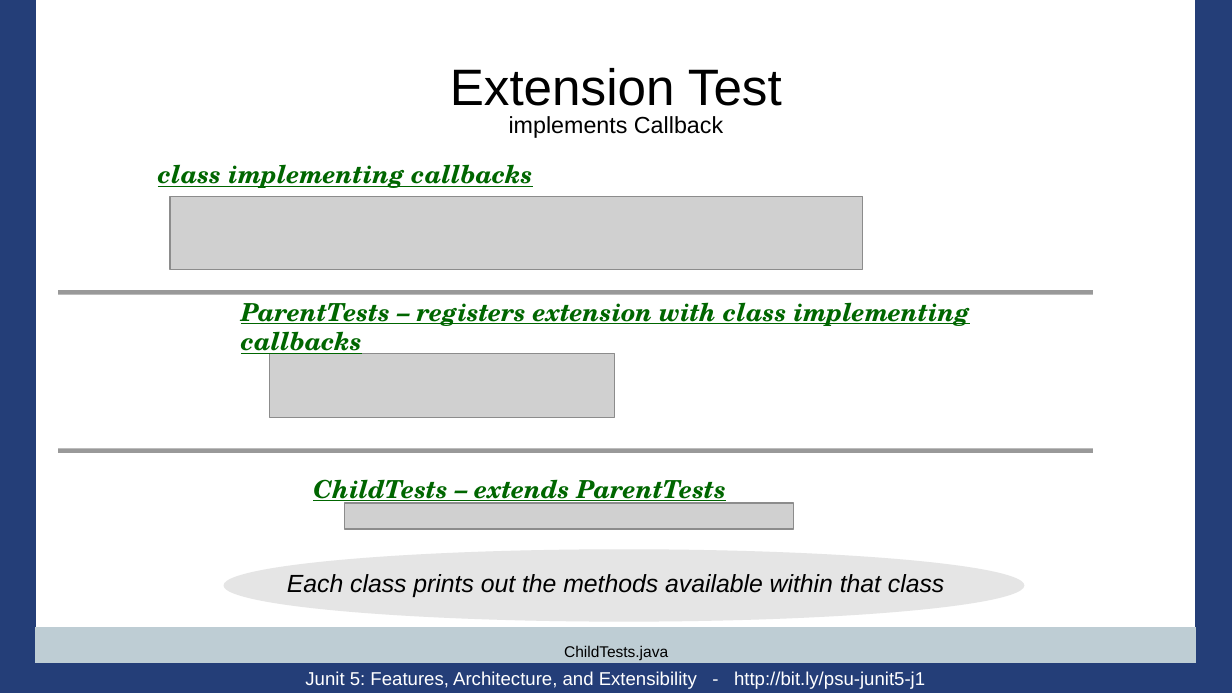
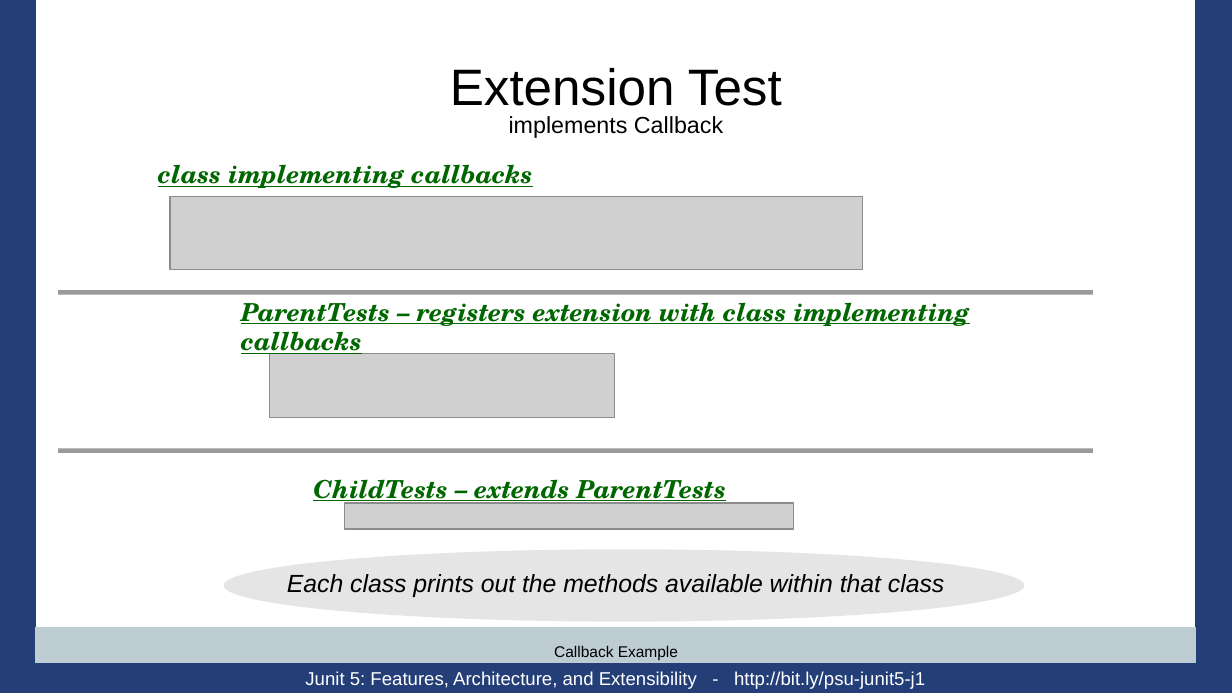
Before and after one commit to PennState/junit5-presentation, a slide deck: slide 56 of src/site/presentation/Junit5_Presentation_JavaOne_2016.odp. Drawn at 1232x693 pixels with LibreOffice and Linux fonts; fonts in the diff are those of the drawing; grey boxes stand for pictures; background and template pictures are left out. Boxes give left, top, right and bottom in pixels: in the first picture for what was removed or moved away, otherwise in the second. Text is boxed around its words. In the diff, an @@ line names an element or a change of style, - is before the commit and + after.

Commit message:
Adds extensions api link. Minor cleanup.

```diff
--- a/src/site/presentation/Junit5_Presentation_JavaOne_2016.odp
+++ b/src/site/presentation/Junit5_Presentation_JavaOne_2016.odp
@@ title at bbox=[554, 645, 678, 660]: text changed @@
-ChildTests.java
+Callback Example
```
Also in this commit, not shown: 4 other slides changed.
